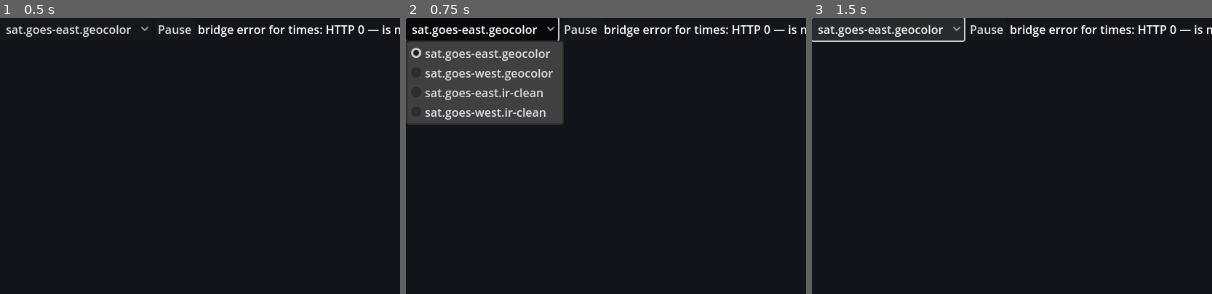
Above: before the commit, frames 1-3 (left to right).
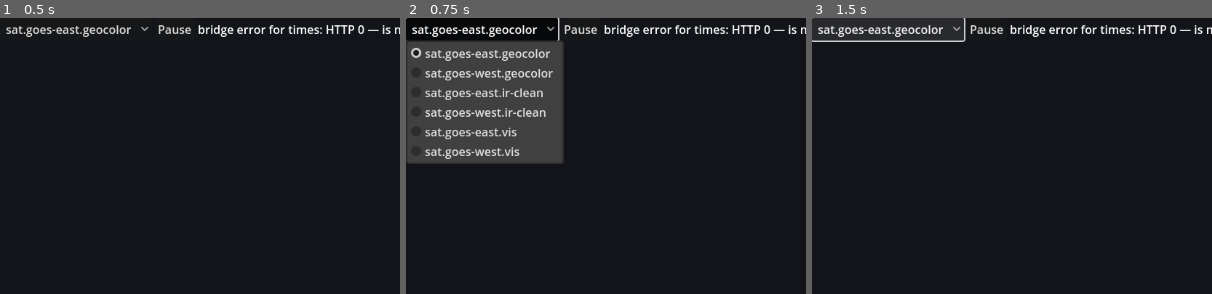
Above: after the commit, the same moments.

Repository: noctivagous/noctivagous-linux
Game: Godot game, scene res://main.tscn
Two runs of this game, one before a commit and one after it. Both use one fixed random seed, a clock stepped at 60 frames per second and the inputs below.
Inputs:
- Up to frame 1 (0.5 s): no input
- Up to frame 2 (0.75 s): click "sat.goes-east.geocolor" at 0.5 s
- Up to frame 3 (1.5 s): click "sat.goes-east.geocolor" at 1.25 s
The pictures show only the part of the screen within x 0-50%, y 0-50%; the shares and areas given below are measured in that part.

Frame 1 is identical in both runs. In frame 2, 5.6% of the frame differs, in the area x 0-40%, y 38-53%; in frame 3, nothing differs.

Commit message:
nct-weather: picker gains the ADDE visible-band datasets

Diff:
--- a/src/godot/apps/nct-weather/main.gd
+++ b/src/godot/apps/nct-weather/main.gd
@@ -14,6 +14,8 @@
 	"sat.goes-west.geocolor",
 	"sat.goes-east.ir-clean",
 	"sat.goes-west.ir-clean",
+	"sat.goes-east.vis",
+	"sat.goes-west.vis",
 ]
 const FRAME_COUNT := 8
 
